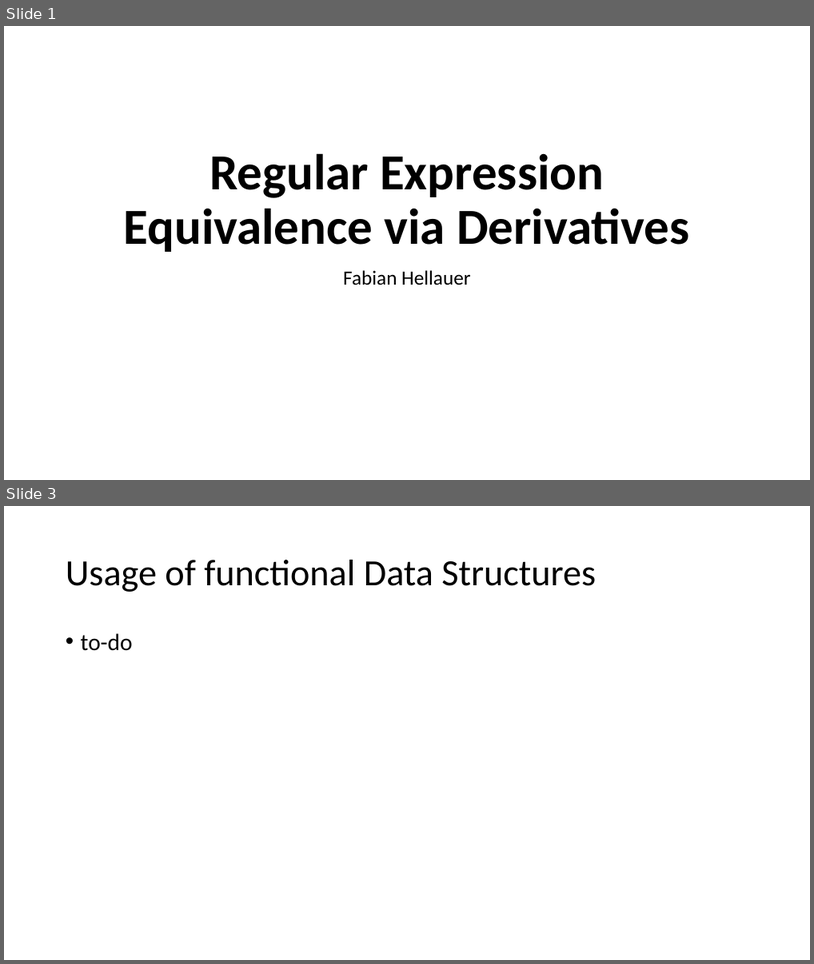
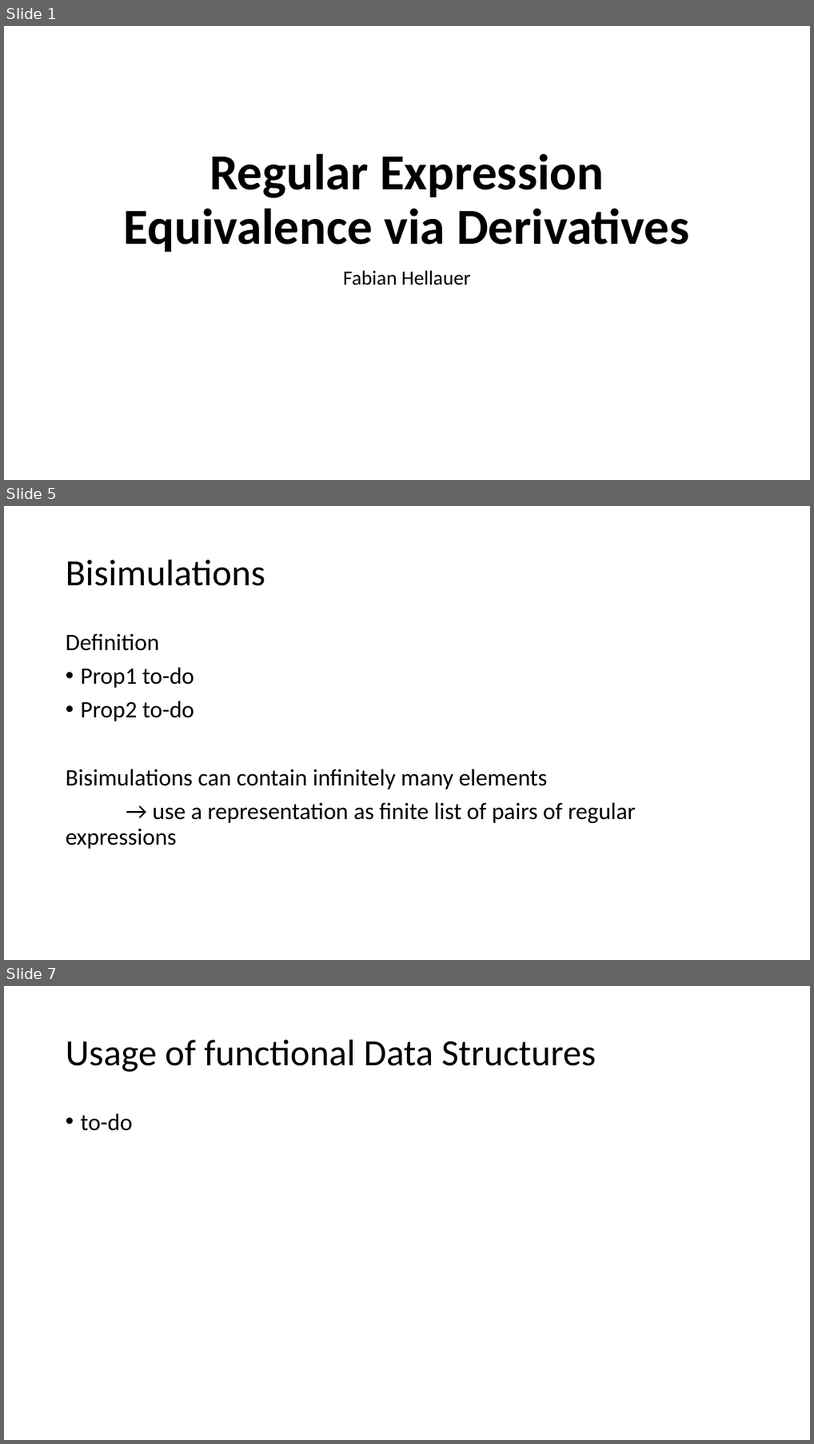
Before and after one commit to Helli/fds_seminar, a slide deck: slides.pptx. Shown one above the other, each under a label of ours: slides 1 and 3 before the commit, slides 1, 5 and 7 after it; the slides between them are not shown. The pictures are 814x964 and 814x1444 pixels, drawn with LibreOffice and Linux fonts; fonts in the diff are those of the drawing. Boxes give left, top, right and bottom in pixels: in the first picture for what was removed or moved away, otherwise in the second. Text is boxed around its words. In the diff, an @@ line names an element or a change of style, - is before the commit and + after.

```diff
--- a/slides.pptx
+++ b/slides.pptx
@@ slide 5 added at bbox=[4, 506, 810, 960], background #FFFFFF @@
@@ title added at bbox=[66, 560, 266, 586], 44 pt, text #000000 @@
+Bisimulations
@@ text added at bbox=[66, 633, 636, 848], 28 pt, text #000000 @@
+Definition
+• Prop1 to-do
+• Prop2 to-do
+Bisimulations can contain infinitely many elements
+→ use a representation as finite list of pairs of regular expressions
@@ what was slide 3 is now slide 7 @@
```
Also in this commit, not shown: 1 slide changed, 4 other slides added, 3 other files.
